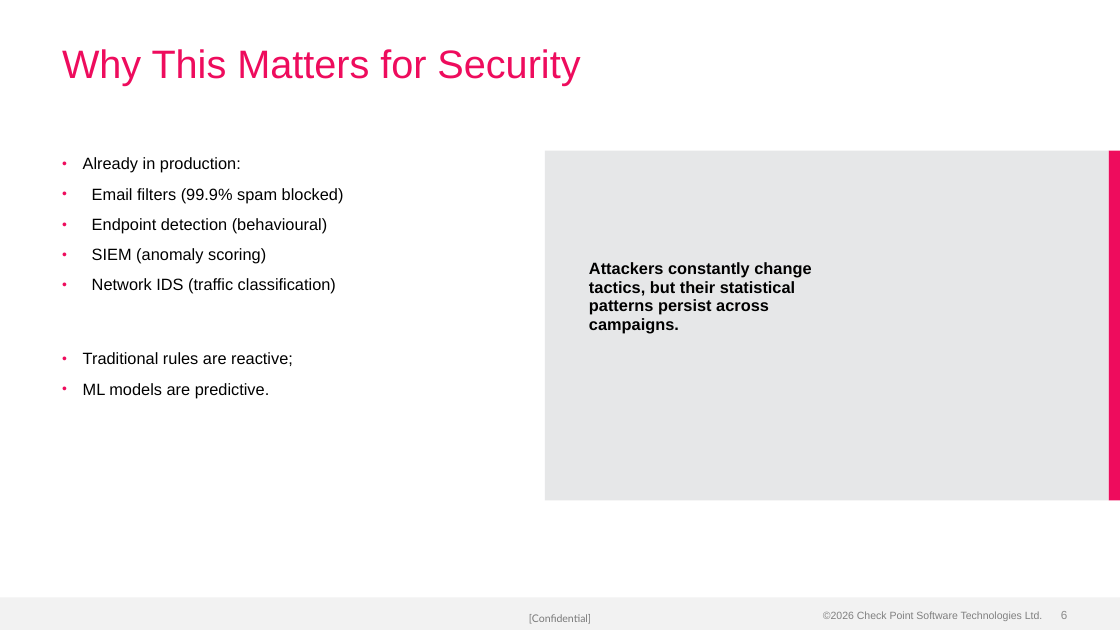
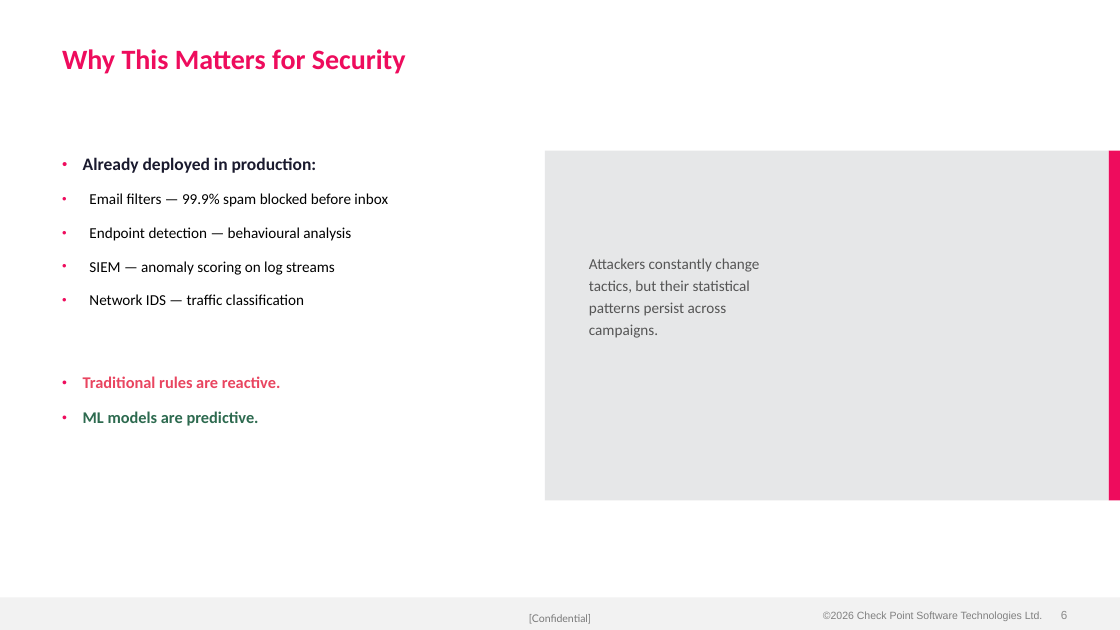
Before and after one commit to alshawwaf/ai-basic-training, a slide deck: slide 6 of stage1_classic_ml/01_what_is_ml/Lecture-1-What-is-ML.pptx. Drawn at 1120x630 pixels with LibreOffice and Linux fonts; fonts in the diff are those of the drawing; background and template pictures are left out. Boxes give left, top, right and bottom in pixels: in the first picture for what was removed or moved away, otherwise in the second. Text is boxed around its words. In the diff, an @@ line names an element or a change of style, - is before the commit and + after.

Commit message:
Apply Calibri font and bold headers to all 17 lectures; improve Lecture 1
- All lectures: switched every text run to Calibri, made slide titles bold
- Lecture 1: rebuilt with 29 slides (was 28), 14 images (was 13)
  - Added new Real-World Example slide (phishing URL detection pipeline)
  - Improved vocabulary slide with bold term/definition formatting
  - Better bullet hierarchy with colour-coded categories
  - All matplotlib charts regenerated with Calibri labels

```diff
--- a/stage1_classic_ml/01_what_is_ml/Lecture-1-What-is-ML.pptx
+++ b/stage1_classic_ml/01_what_is_ml/Lecture-1-What-is-ML.pptx
@@ title "Why This Matters for Security" at (62, 49, 406, 74): size 34 to 24 pt, font Arial to Calibri, bold on @@
@@ text at (83, 157, 388, 388): text changed; size 14 to 13 pt; font Arial to Calibri @@
-• Already in production:
-• Email filters (99.9% spam blocked)
-• Endpoint detection (behavioural)
-• SIEM (anomaly scoring)
-• Network IDS (traffic classification)
-• Traditional rules are reactive;
+• Already deployed in production:
+• Email filters — 99.9% spam blocked before inbox
+• Endpoint detection — behavioural analysis
+• SIEM — anomaly scoring on log streams
+• Network IDS — traffic classification
+• Traditional rules are reactive.
@@ text "Attackers constantly change" at (589, 258, 759, 338): size 14 to 13 pt, font Arial to Calibri, text colour #000000 to #555555, bold off; more space between paragraphs @@
@@ text at (83, 411, 259, 426): font Arial to Calibri, text colour #000000 to #2D6A4F, bold on in "ML models are predictive."; more space between paragraphs @@
```
Also in this commit, not shown: 27 other slides changed, 1 slide added, 16 other files.
